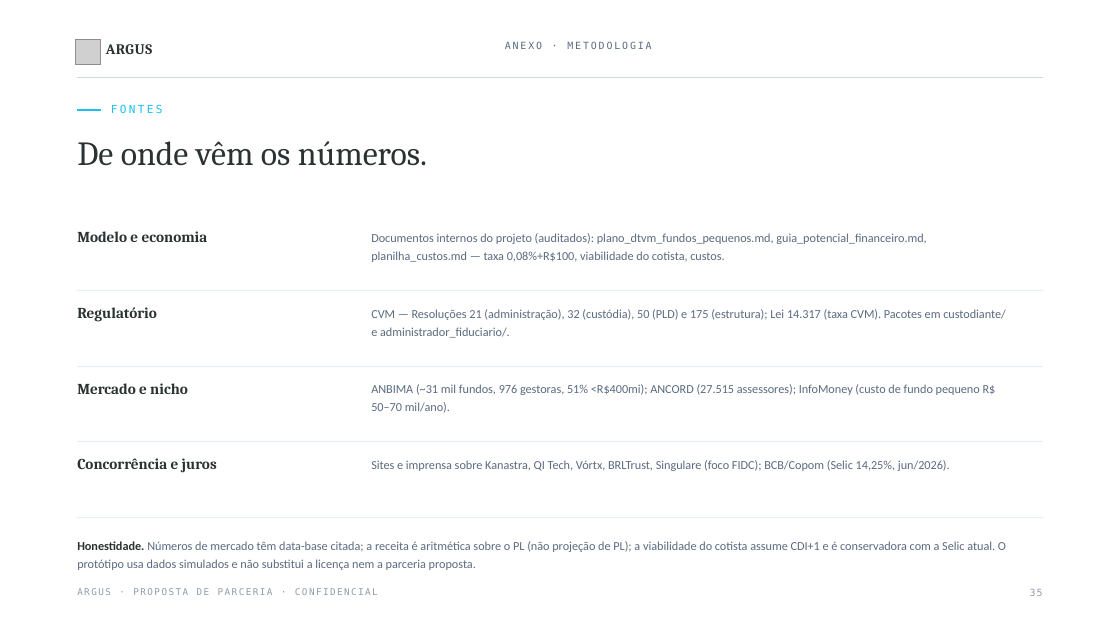
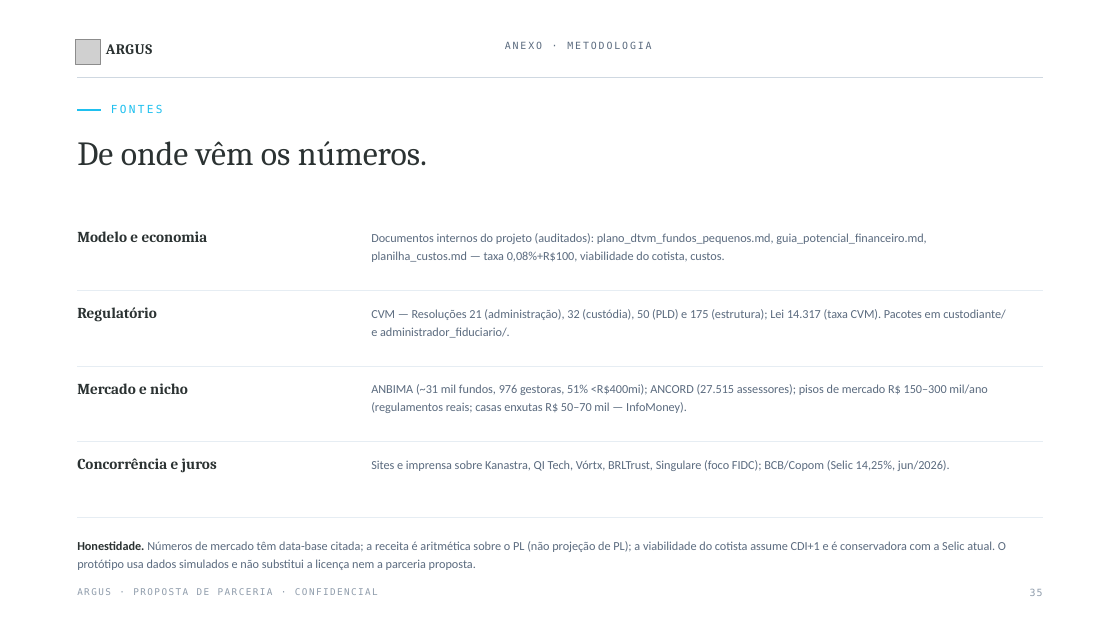
Before and after one commit to viniciuscbf/dtvm, a slide deck: slide 38 of apresentacao/Argus_Apresentacao_Financeira.pptx. Drawn at 1120x630 pixels with LibreOffice and Linux fonts; fonts in the diff are those of the drawing; grey boxes stand for pictures. Boxes give left, top, right and bottom in pixels: in the first picture for what was removed or moved away, otherwise in the second. Text is boxed around its words. In the diff, an @@ line names an element or a change of style, - is before the commit and + after.

```diff
--- a/apresentacao/Argus_Apresentacao_Financeira.pptx
+++ b/apresentacao/Argus_Apresentacao_Financeira.pptx
@@ text at (371,384,987,413): text changed @@
-ANBIMA (~31 mil fundos, 976 gestoras, 51% <R$400mi); ANCORD (27.515 assessores); InfoMoney (custo de fundo pequeno R$ 50–70 mil/ano).
+ANBIMA (~31 mil fundos, 976 gestoras, 51% <R$400mi); ANCORD (27.515 assessores); pisos de mercado R$ 150–300 mil/ano (regulamentos reais; casas enxutas R$ 50–70 mil — InfoMoney).
```
Also in this commit, not shown: 3 other slides changed, 28 other files.
